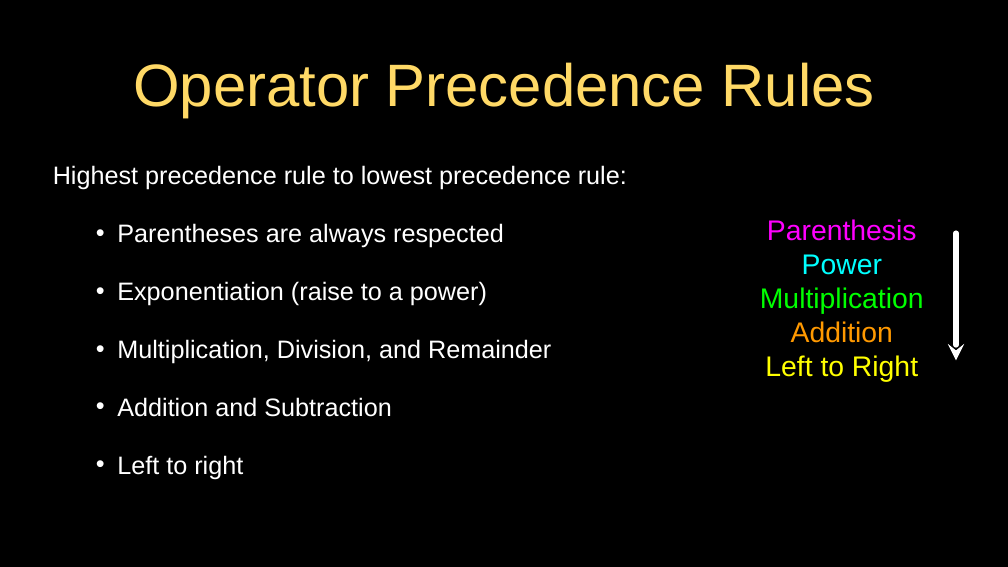
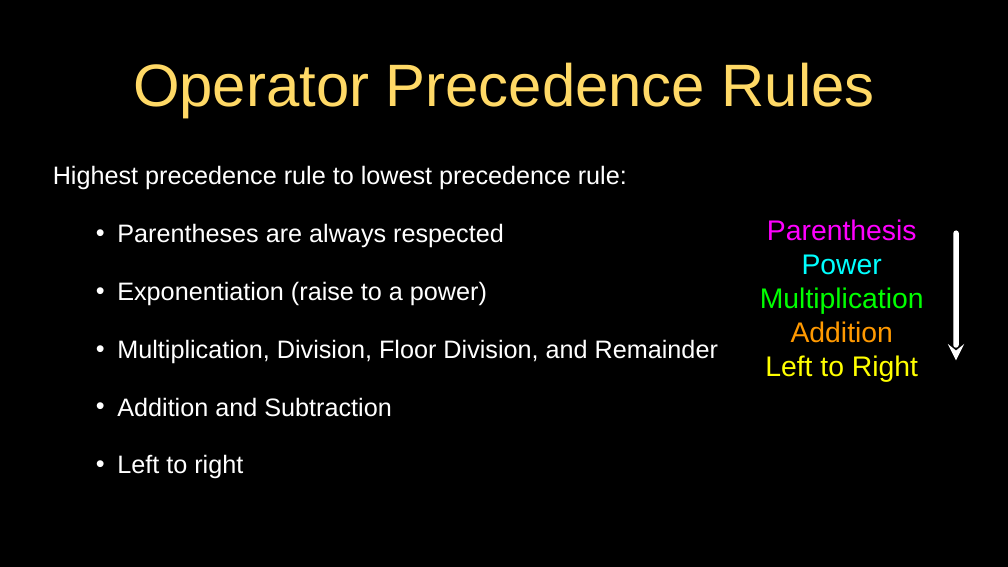
Before and after one commit to csev/py4e, a slide deck: slide 19 of lectures3/Pythonlearn-02-Expressions.pptx. Drawn at 1008x567 pixels with LibreOffice and Linux fonts; fonts in the diff are those of the drawing. Boxes give left, top, right and bottom in pixels: in the first picture for what was removed or moved away, otherwise in the second. Text is boxed around its words. In the diff, an @@ line names an element or a change of style, - is before the commit and + after.

Commit message:
issue-480: Add floor division to 02-Expressions slide deck.

```diff
--- a/lectures3/Pythonlearn-02-Expressions.pptx
+++ b/lectures3/Pythonlearn-02-Expressions.pptx
@@ text at <box>117,339,718,364</box>: text changed @@
-  • Multiplication, Division, and Remainder
+  • Multiplication, Division, Floor Division, and Remainder
```
Also in this commit, not shown: 29 other slides changed, 2 slides added, 1 other file.
